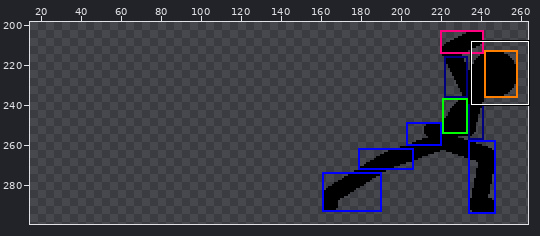
File history of a pixel-art file, animations/1030_安迪_疾风横拳.aseprite. Above: a wide view before the commit, with the close-up outlined.
Close-up. Before:
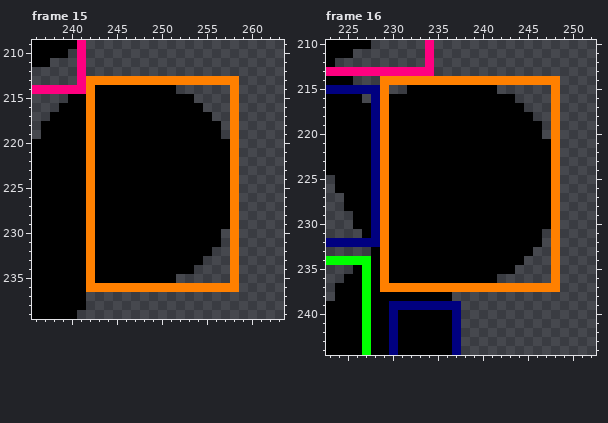
600x300 pixels, 21 frames. Shown: frame 15: x 236..263, y 209..239; frame 16: x 223..252, y 210..244. The wide view leaves out empty margins. The commit also changed other frames or places, which this record leaves out.
The result:
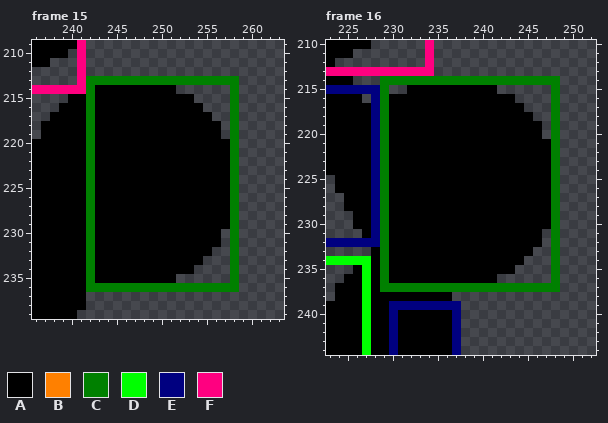
Palette (. is transparent): A #000000  B #ff8000  C #008000  D #00ff00  E #000080  F #ff0080
Changes in this commit:
Frame 15, layer "碰撞层":
Colour B gives way to colour C in row 213 at x 242 to 258; in rows 214 to 235 at x 242 and 258; in row 236 at x 242 to 258.
Frame 16, layer "碰撞层":
Colour B gives way to colour C in row 214 at x 229 to 248; in rows 215 to 236 at x 229 and 248; in row 237 at x 229 to 248.
Pixel boxes of the changes (left, top, right, bottom) in both close-ups:
changed: (86, 76, 239, 292)
changed: (380, 76, 560, 292)
